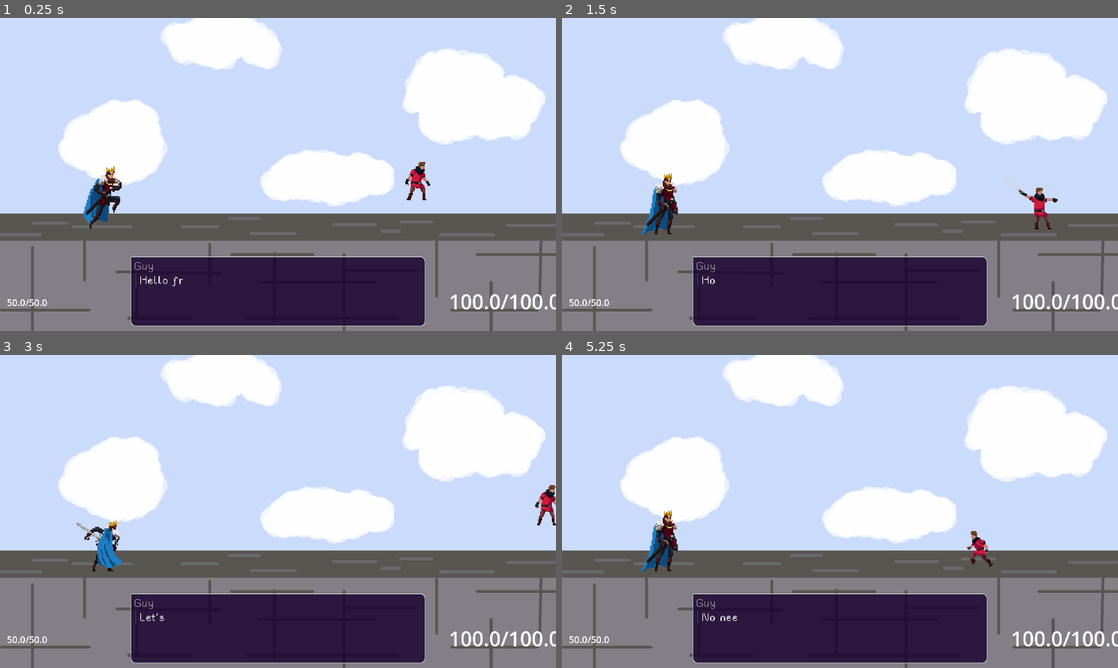
Above: before the commit, frames 1-4 (two rows, left to right).
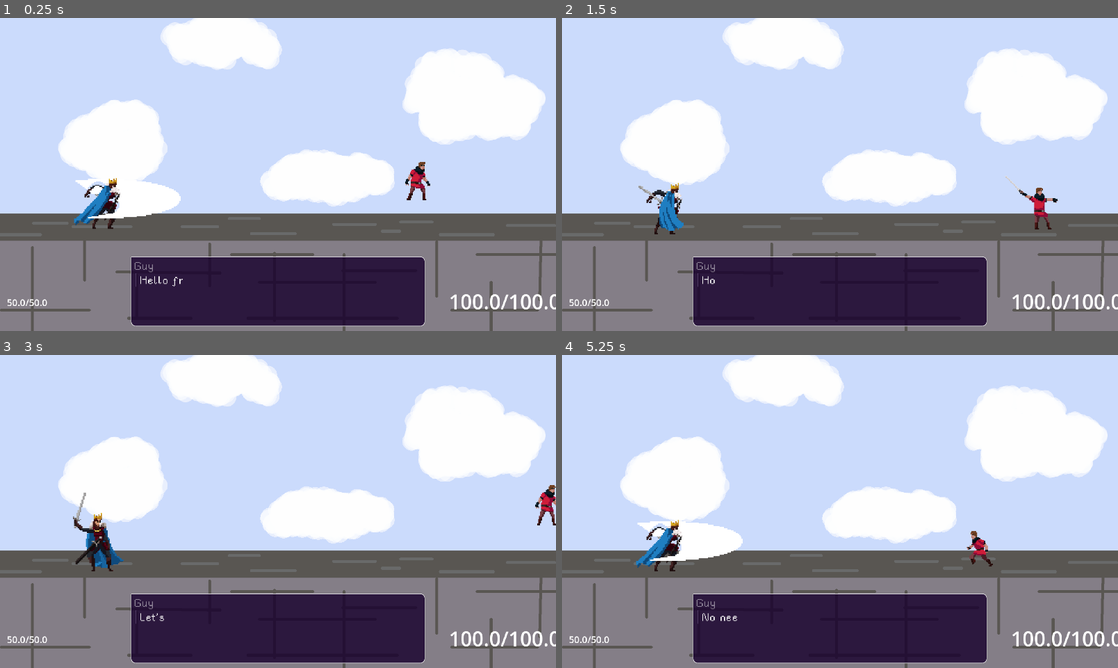
Above: after the commit, the same moments.

Repository: finlaymaltby/WhenTheRain
Game: Godot game, scene res://fights/demo_fight/demo_fight.tscn
Same seed, same stepped clock (60 frames per second), same inputs: the game is played once before the commit and once after it.
Inputs:
- Up to frame 1 (0.25 s): no input
- Up to frame 2 (1.5 s): tap Enter (ui_accept) at 0.5, 0.77 s; hold D (move_right) 0.53-1.28 s; tap J (attack) at 0.6, 1.35 s; hold S (move_down) from 1.28 s (still down)
- Up to frame 3 (3 s): tap Enter (ui_accept) at 1.52 s; release S (move_down) at 2.03 s; hold D (move_right) 2.03-2.78 s; hold L (defend) 2.03-2.78 s; tap J (attack) at 2.3 s; hold W (move_up) from 2.78 s (still down); tap I (select_centre) at 2.85 s
- Up to frame 4 (5.25 s): tap Enter (ui_accept) at 3.02, 3.77, 4.52 s; tap J (attack) at 3.05, 3.6, 4.35 s; release W (move_up) at 3.53 s; hold A (move_left) 3.53-5.03 s; hold S (move_down) from 5.03 s (still down); hold L (defend) from 5.03 s (still down)

The runs differ from the first frame. In frame 1, 1.9% of the frame differs, in the area x 13-33%, y 47-68%; in frame 2, 0.9%; in frame 3, 0.9%; in frame 4, 2.0%, in the area x 13-33%, y 49-70%.

Commit message:
first working demo of combat dialogue system

Diff:
--- a/dialogue/compiler/lexer.gd
+++ b/dialogue/compiler/lexer.gd
@@ -42,6 +42,10 @@
 				string += "JUMP RET |" + str(val) + "|"
 			LineType.INTERRUPT:
 				string += "WHEN ||" + str(val[0]) + "|| JUMP |" + str(val[1]) + "|"
+			LineType.IF:
+				string += "IF '" + str(val) + "'"
+			LineType.ELSE:
+				string += "ELSE"
 			LineType.TURN:
 				string += 'TURN "' + val + '"'
 			LineType.RESPONSE:
@@ -64,6 +68,9 @@
 	JUMP,
 	JUMP_RET,
 	INTERRUPT,
+
+	IF,
+	ELSE,
 
 	TURN,
 	RESPONSE
@@ -131,7 +138,7 @@
 		if global.is_empty():
 			throw_error("Expected global identifer to follow import keyword")
 		skip_spaces()
-		if consume_once("AS"):
+		if consume_once("as"):
 			skip_spaces()
 			var alias := consume_ident()
 			if alias.is_empty():
@@ -222,6 +229,14 @@
 		consume_some("=")
 		make_line(LineType.HEADING, heading)
 
+	elif consume_once("if"):
+		skip_spaces()
+		var expr = consume_string()
+		make_line(LineType.IF, expr)
+
+	elif consume_once("else"):
+		make_line(LineType.ELSE, null)
+
 	else:
 		var line_text := consume_string()
 		make_line(LineType.TURN, line_text)
@@ -278,7 +293,8 @@
 	return true
 
 ## Consumes the entirety of the current line.
-## Duplicates and returns the line, setting curr_line to ""
+## Duplicates and returns the line, setting curr_line to "".
+## Cannot fail
 func consume_string() -> String:
 	var result := String(curr_line)
 	curr_line = ""
--- a/dialogue/compiler/parser.gd
+++ b/dialogue/compiler/parser.gd
@@ -16,10 +16,15 @@
 ## The idx of the first heading (i.e. after all the imports)
 var body_start: int
 ## The types of lines that won't becmoe DialogueLines, so they are skipped when calculating line_ids
-const skipped_line_types := [DLexer.LineType.IMPORT, DLexer.LineType.REQUIRE,
+const skipped_line_types := [DLexer.LineType.IMPORT, DLexer.LineType.IMPORT_AS, DLexer.LineType.REQUIRE,
 							 DLexer.LineType.REQUIRE_USING, DLexer.LineType.CHARACTER, DLexer.LineType.INTERRUPT]
 
 var curr_idx: int
+var curr_line: DLexer.Line:
+	get:
+		return lines[curr_idx]
+
+
 var curr_heading: int
 var curr_interrupts: Dictionary[String, DialogueLine.Interrupt]
 var curr_speaker: String
@@ -36,16 +41,18 @@
 	parse_imports()
 	curr_idx = body_start
 
-	while curr_idx < len(lines) and lines[curr_idx].type == DLexer.LineType.HEADING:
+	while curr_idx < len(lines) and curr_line.type == DLexer.LineType.HEADING:
 		parse_heading_block()
-		resource.lines[-1].next_id = Dialogue.ID_END
-
-	check_indentation()
+		if resource.lines[-1].next_id_override == Dialogue.ID_UNDEF:
+			resource.lines[-1].next_id_override = Dialogue.ID_END
+
+	validate_indentation()
+	validate_jump_label_ids()
 	return resource
 
 func throw_error(msg: String, line: DLexer.Line = null) -> void:
 	if not line:
-		line = lines[curr_idx]
+		line = curr_line
 
 	push_error('DParser error "', msg, '" found in line ', str(line.line_num),
 				': "', line, '"')
@@ -200,8 +207,8 @@
 
 	if name == "END":
 		return Dialogue.ID_END
-	throw_error("Could not find label '" + name + "' in the file", lines[curr_idx])
-	return -1
+	throw_error("Could not find label '" + name + "' in the file", curr_line)
+	return Dialogue.ID_UNDEF
 
 func valid_name(name: String) -> bool:
 	for opaque in opaque_paths:
@@ -231,48 +238,45 @@
 
 	return name.replace(".", ":")
 
-## Returns whether continue
 func parse_heading_block() -> void:
-	if lines[curr_idx].type != DLexer.LineType.HEADING:
+	if curr_line.type != DLexer.LineType.HEADING:
 		return
 
 	curr_heading = get_curr_id()
 	curr_interrupts = {}
 	curr_speaker = ""
 	resource.lines.append(
-		DialogueLine.Title.new(get_curr_id(), lines[curr_idx].val, curr_interrupts.values())
-	)
-
-	curr_idx += 1
-
-	while curr_idx < len(lines) and lines[curr_idx].type != DLexer.LineType.HEADING:
-		var line := lines[curr_idx]
+		DialogueLine.Title.new(get_curr_id(), curr_line.val, curr_interrupts.values())
+	)
+
+	curr_idx += 1
+
+	while curr_idx < len(lines) and curr_line.type != DLexer.LineType.HEADING:
 		if parse_simple_line():
 			continue
 
-		match line.type:
+		match curr_line.type:
 			DLexer.LineType.INTERRUPT:
 				parse_interrupt()
 			DLexer.LineType.RESPONSE:
 				push_error("DParser error should be unreacheable")
 			_:
-				throw_error("Unexpected line type in heading block", line)
+				throw_error("Unexpected line type in heading block", curr_line)
 				curr_idx += 1
 
 
 ## Parses lines that can appear anywhere: turns, jumps, labels, character swaps, etc.
 func parse_simple_line() -> bool:
 	var did_parse := true
-	var line := lines[curr_idx]
-
-	match line.type:
+
+	match curr_line.type:
 		DLexer.LineType.LABEL:
 			resource.lines.append(
-				DialogueLine.Title.new(get_curr_id(), lines[curr_idx].val, curr_interrupts.values())
+				DialogueLine.Title.new(get_curr_id(), curr_line.val, curr_interrupts.values())
 			)
 			curr_idx += 1
 		DLexer.LineType.CHARACTER:
-			curr_speaker = line.val
+			curr_speaker = curr_line.val
 			curr_idx += 1
 		DLexer.LineType.SET:
 			parse_set()
@@ -280,22 +284,26 @@
 			parse_execute()
 		DLexer.LineType.JUMP:
 			resource.lines.append(
-				DialogueLine.Jump.new(get_curr_id(), get_label_id(line.val), curr_interrupts.values())
+				DialogueLine.Jump.new(get_curr_id(), get_label_id(curr_line.val), curr_interrupts.values())
 			)
 			curr_idx += 1
 		DLexer.LineType.JUMP_RET:
 			resource.lines.append(
-				DialogueLine.JumpRet.new(get_curr_id(), get_label_id(line.val), curr_interrupts.values())
+				DialogueLine.JumpRet.new(get_curr_id(), get_label_id(curr_line.val), curr_interrupts.values())
 			)
 			curr_idx += 1
+		DLexer.LineType.IF:
+			parse_if_block()
+		DLexer.LineType.ELSE:
+			throw_error("Unexpected line type", curr_line)
 		DLexer.LineType.TURN:
 			if not curr_speaker:
-				throw_error("No speaker defined at this line", lines[curr_idx])
+				throw_error("No speaker defined at this line", curr_line)
 			if is_question():
 				parse_question()
 			else:
 				resource.lines.append(
-					DialogueLine.Turn.new(get_curr_id(), curr_speaker, line.val, curr_interrupts.values())
+					DialogueLine.Turn.new(get_curr_id(), curr_speaker, curr_line.val, curr_interrupts.values())
 				)
 				curr_idx += 1
 		_:
@@ -304,15 +312,14 @@
 	return did_parse
 
 func parse_interrupt() -> void:
-	var line := lines[curr_idx]
-	var signal_name := line.val[0] as String
+	var signal_name := curr_line.val[0] as String
 
 	if not valid_name(signal_name):
-		throw_error("Could not find signal '" + str(signal_name) + "' in namespace", line)
+		throw_error("Could not find signal '" + str(signal_name) + "' in namespace", curr_line)
 		curr_idx += 1
 		return
 
-	var label := get_label_id(line.val[1] as String)
+	var label := get_label_id(curr_line.val[1] as String)
 	var interrupt := DialogueLine.InterruptJump.new(
 		get_head_segment(signal_name),
 		get_sub_segments(signal_name),
@@ -323,17 +330,16 @@
 	curr_idx += 1
 
 func parse_set() -> void:
-	var line := lines[curr_idx]
-	var lvalue := line.val[0] as String
+	var lvalue := curr_line.val[0] as String
 	if not valid_name(lvalue):
-		throw_error("Could not find variable '" + lvalue + "' in namespace", line)
+		throw_error("Could not find variable '" + lvalue + "' in namespace", curr_line)
 		curr_idx += 1
 		return
 
 	var value := Expression.new()
-	var err := value.parse(line.val[1], resource.aliases)
+	var err := value.parse(curr_line.val[1], resource.aliases)
 	if err != OK:
-		throw_error("Expression parse error: '" + value.get_error_text()+ "'", line)
+		throw_error("Expression parse error: '" + value.get_error_text()+ "'", curr_line)
 
 	resource.lines.append(
 		DialogueLine.Set.new(
@@ -346,11 +352,10 @@
 	curr_idx += 1
 
 func parse_execute() -> void:
-	var line := lines[curr_idx]
 	var expr := Expression.new()
-	var err := expr.parse(line.val, resource.aliases)
+	var err := expr.parse(curr_line.val, resource.aliases)
 	if err != OK:
-		throw_error("Expression parse error: '" + expr.get_error_text()+ "'", line)
+		throw_error("Expression parse error: '" + expr.get_error_text()+ "'", curr_line)
 
 	resource.lines.append(
 		DialogueLine.Execute.new(
@@ -361,19 +366,18 @@
 	curr_idx += 1
 
 func is_question() -> bool:
-	if lines[curr_idx].type != DLexer.LineType.TURN or curr_idx+1 == len(lines):
+	if curr_line.type != DLexer.LineType.TURN or curr_idx+1 == len(lines):
 		return false
 
 	return lines[curr_idx+1].type == DLexer.LineType.RESPONSE
 
 func parse_question() -> void:
-	var line := lines[curr_idx]
 	var responses: Array[int] = []
 	resource.lines.append(
 		DialogueLine.Question.new(
 			get_curr_id(),
 			curr_speaker,
-			line.val,
+			curr_line.val,
 			responses,
 			curr_interrupts.values())
 	)
@@ -382,25 +386,35 @@
 
 	while curr_idx < len(lines):
 		var response_id := parse_response()
-		if response_id != -1:
+		if response_id != Dialogue.ID_UNDEF:
 			responses.append(response_id)
 		else:
 			break
 
 	if len(responses) < 2:
 		return
+
 	for i in range(1, len(responses)):
 		var id := responses[i]-1
-		resource.lines[id].next_id = len(resource.lines)
-
-## Parses a response and returns its starting id. Returns -1 if none found
+		if resource.lines[id].next_id_override == Dialogue.ID_UNDEF:
+			resource.lines[id].next_id_override = len(resource.lines)
+
+func consume_block(ident: int):
+	while curr_idx < len(lines) and curr_line.indent > ident:
+		if parse_simple_line():
+			continue
+		else:
+			throw_error("Unexpected line type in block", curr_line)
+			curr_idx += 1
+
+## Parses a response and returns its starting id. Returns Dialogue.ID_UNDEF if none found
 func parse_response() -> int:
-	if lines[curr_idx].type != DLexer.LineType.RESPONSE:
-		return -1
-
-	var response: String = lines[curr_idx].val
+	if curr_line.type != DLexer.LineType.RESPONSE:
+		return Dialogue.ID_UNDEF
+
+	var response: String = curr_line.val
 	var response_id := get_curr_id()
-	var response_indent := lines[curr_idx].indent
+	var response_indent := curr_line.indent
 	resource.lines.append(
 		DialogueLine.Response.new(
 			get_curr_id(),
@@ -409,24 +423,66 @@
 	)
 
 	curr_idx += 1
-
-	while curr_idx < len(lines) and lines[curr_idx].indent > response_indent:
-		var line := lines[curr_idx]
-		if parse_simple_line():
-			continue
-		else:
-			throw_error("Unexpected line type in response block", line)
-			curr_idx += 1
-			return -1
-
+	consume_block(response_indent)
 	return response_id
 
-func check_indentation() -> void:
+func parse_if_block() -> bool:
+	if curr_line.type != DLexer.LineType.IF:
+		return false
+
+	var if_id := get_curr_id()
+	var if_indent := curr_line.indent
+	var expr := Expression.new()
+	var err := expr.parse(curr_line.val, resource.aliases)
+	if err != OK:
+		throw_error("Expression parse error: '" + expr.get_error_text()+ "'", curr_line)
+
+	resource.lines.append(
+		DialogueLine.If.new(
+			if_id,
+			expr,
+			Dialogue.ID_UNDEF,
+			curr_interrupts.values()
+		)
+	)
+	curr_idx += 1
+	consume_block(if_indent)
+	resource.lines[if_id].else_id  = get_curr_id()
+
+	if curr_idx == len(lines) or curr_line.type != DLexer.LineType.ELSE:
+		return true
+
+	var else_id := get_curr_id()
+	resource.lines.append(
+		DialogueLine.Else.new(
+			get_curr_id(),
+			curr_interrupts.values()
+		)
+	)
+	curr_idx += 1
+	consume_block(if_indent)
+	if resource.lines[else_id - 1].next_id_override == Dialogue.ID_UNDEF:
+			resource.lines[else_id - 1].next_id_override = get_curr_id()
+
+	return true
+
+func validate_indentation() -> void:
 	for i in range(len(lines)-1):
 		if lines[i].type == DLexer.LineType.RESPONSE:
 			continue
+		if lines[i].type in [DLexer.LineType.IF, DLexer.LineType.ELSE]:
+			continue
 		if lines[i].indent < lines[i+1].indent:
 			throw_error("Unexpected indent occurs at this line", lines[i+1])
+
+func validate_jump_label_ids() -> void:
+	for line in resource.lines:
+		if not line is DialogueLine.Jump:
+			continue
+		var jump_id = line.next_id_override
+		if jump_id != Dialogue.ID_END and not resource.lines[jump_id] is DialogueLine.Title:
+			push_error("Internal parser error has occurred. Jump id '" + str(jump_id) + "' does not point to a title")
+
 
 func display_debug() -> void:
 	for line in resource.lines:
--- a/dialogue/data_types/dialogue.gd
+++ b/dialogue/data_types/dialogue.gd
@@ -3,7 +3,10 @@
 #region utils
 
 const ID_END: int = -1
+const ID_UNDEF: int = -10
 const AUTO_WAIT_TIME: float = 1
+
+
 
 static func _is_ident(s: String) -> bool:
 	return s.is_valid_ascii_identifier()
@@ -74,18 +77,18 @@
 	if is_finished():
 		return
 
-	_run_until_turn()
+	await _run_until_turn()
 
 func _run_until_turn() -> void:
 	while not is_finished():
-		_run()
+		await _run()
 
 		if _curr_line is DialogueLine.Turn:
 			curr_turn = _curr_line
 			return
 
 func _run() -> void:
-	_curr_id = _curr_line.next_id
+	_curr_id = _curr_line.next_id()
 
 	if _curr_line is DialogueLine.Mutation:
 		await _curr_line.run_mutation(self)
--- a/dialogue/data_types/dialogue_line.gd
+++ b/dialogue/data_types/dialogue_line.gd
@@ -3,18 +3,20 @@
 const _DISPLAY_BODY_LEN := 50
 
 var id: int
-var next_id: int
+var next_id_override: int = Dialogue.ID_UNDEF
 var interrupts: Array[Interrupt]
+
+func next_id() -> int:
+	return (id + 1) if next_id_override == Dialogue.ID_UNDEF else next_id_override
 
 func _init(_id: int, _interrupts: Array[Interrupt]) -> void:
 	id = _id
-	next_id = id + 1
 	interrupts = _interrupts
 
 func _to_string() -> String:
 	var left :=  "%2d: " % id + __to_string()
 
-	return left.rpad(_DISPLAY_BODY_LEN, " ") + " (=>" + str(next_id) + ") " + str(interrupts)
+	return left.rpad(_DISPLAY_BODY_LEN, " ") + " (=>" + str(next_id()) + ") " + str(interrupts)
 
 func __to_string() -> String:
 	push_error("override")
@@ -25,7 +27,6 @@
 
 	func _init(_id: int, _name: String, _interrupts: Array[Interrupt]) -> void:
 		id = _id
-		next_id = id + 1
 		name = _name
 		interrupts = _interrupts.duplicate()
 
@@ -39,7 +40,6 @@
 
 	func _init(_id: int, _speaker: String, _text: String, _interrupts: Array[Interrupt]) -> void:
 		id = _id
-		next_id = id + 1
 		speaker = _speaker
 		text = _text
 		interrupts = _interrupts
@@ -52,7 +52,6 @@
 
 	func _init(_id: int, _speaker: String, _text: String, _responses: Array[int],  _interrupts: Array[Interrupt]) -> void:
 		id = _id
-		next_id = id + 1
 		speaker = _speaker
 		text = _text
 		responses = _responses
@@ -65,7 +64,6 @@
 	var text: String
 	func _init(_id: int, _text: String, _interrupts: Array[Interrupt]) -> void:
 		id = _id
-		next_id = id + 1
 		text = _text
 		interrupts = _interrupts
 
@@ -88,7 +86,6 @@
 
 	func _init(_id: int, _obj_name: String, _property_path: String, _value: Expression, _interrupts: Array[Interrupt]) -> void:
 		id = _id
-		next_id = id + 1
 		interrupts = _interrupts
 		obj_name = _obj_name
 		property = _property_path
@@ -110,7 +107,6 @@
 	var expr: Expression
 	func _init(_id: int, _expr: Expression, _interrupts: Array[Interrupt]) -> void:
 		id = _id
-		next_id = id+1
 		expr = _expr
 		interrupts = _interrupts
 
@@ -127,7 +123,7 @@
 	func _init(_id: int, _jump_id: int, _interrupts: Array[Interrupt]) -> void:
 		id = _id
 
-		next_id = _jump_id
+		next_id_override = _jump_id
 		interrupts = _interrupts
 
 	func __to_string() -> String:
@@ -135,8 +131,52 @@
 
 class JumpRet extends Jump:
 	func _to_string() -> String:
-		return str(id) + ": (=><" + str(next_id) + ")" + str(interrupts)
-
+		return str(id) + ": (=><" + str(next_id_override) + ")" + str(interrupts)
+
+class If extends Mutation:
+	var expr: Expression
+	var else_id: int
+
+	func _init(_id, _expr: Expression, _else_id: int, _interrupts: Array[Interrupt]) -> void:
+		id = _id
+		next_id_override = Dialogue.ID_UNDEF
+		expr = _expr
+		else_id = _else_id
+		interrupts = _interrupts
+
+	func run_mutation(dialogue: Dialogue) -> void:
+		var result = await expr.execute(dialogue.object_bindings.values(), dialogue.object_bindings.get("", null))
+
+		if expr.has_execute_failed():
+			push_error("Execution error '" + expr.get_error_text() + "' in " + str(self))
+
+		if result:
+			next_id_override = id + 1
+		else:
+			next_id_override = else_id
+
+	func next_id() -> int:
+		if next_id_override == Dialogue.ID_UNDEF:
+			breakpoint
+			push_error("Asking for next line on an if statement that hasn't been mutated")
+			return Dialogue.ID_UNDEF
+
+		var ret := next_id_override
+		next_id_override = Dialogue.ID_UNDEF
+		return ret
+
+	func _to_string() -> String:
+		return str(id) + "IF " + Dialogue._expr_to_string(expr) + " (else =>" + str(else_id) + ") " + str(interrupts)
+
+
+class Else extends DialogueLine:
+	func _init(_id: int, _interrupts: Array[Interrupt]) -> void:
+		id = _id
+		next_id_override = id + 1
+		interrupts = _interrupts
+
+	func __to_string() -> String:
+		return "ELSE"
 
 class Interrupt extends RefCounted:
 	var obj_name: String
--- a/dialogue/ui/scripts/dialogue_balloon.gd
+++ b/dialogue/ui/scripts/dialogue_balloon.gd
@@ -62,7 +62,7 @@
 	_start_next_line()
 
 func _start_next_line():
-	dialogue.next_turn()
+	await dialogue.next_turn()
 	var turn := dialogue.curr_turn
 	show()
 	waiting_for = LABEL_TYPED
--- a/entities/angry_guy/combat/combat_angry_guy.gd
+++ b/entities/angry_guy/combat/combat_angry_guy.gd
@@ -1,7 +1,7 @@
 class_name CombatAngryGuy extends CombatCharacter
 
-const DIST_V_CLOSE := 300
-const DIST_CLOSE := 400
+const DIST_V_CLOSE := 310
+const DIST_CLOSE := 600
 
 func _ready() -> void:
 	super()
--- a/entities/angry_guy/combat/combat_angry_guy.tscn
+++ b/entities/angry_guy/combat/combat_angry_guy.tscn
@@ -381,6 +381,7 @@
 
 [sub_resource type="Animation" id="Animation_4wd4x"]
 resource_name = "attack"
+loop_mode = 1
 step = 0.1
 tracks/0/type = "value"
 tracks/0/imported = false
@@ -667,4 +668,4 @@
 libraries = {
 &"": SubResource("AnimationLibrary_bmvja")
 }
-autoplay = "RESET"
+autoplay = "attack"
--- a/fights/demo_fight/combat_demo_angry_guy.gd
+++ b/fights/demo_fight/combat_demo_angry_guy.gd
@@ -1,12 +1,12 @@
 class_name CombatDemoAngryGuy extends CombatAngryGuy
 
-## angy guy expecting you to attack?
-@onready var is_prepped := false
+@onready var already_smalltalked := false
 
 var enemy_very_close: PEvent
 var enemy_close: PEvent
 var enemy_leaves: PEvent
 var enemy_hit: PEvent
+var self_hit: PEvent
 
 func _ready() -> void:
 	super()
@@ -19,19 +19,19 @@
 	enemy_close = PEvent.EnemyNear.new(state, DIST_CLOSE)
 	enemy_leaves = PEvent.EnemyNotNear.new(state, DIST_CLOSE)
 	enemy_hit = PEvent.EnemyDamaged.new(state)
+	self_hit = PEvent.Damaged.new(state)
 
+	enemy_hit.firing.connect(func(ev): print("hit hit hit"))
 	dialogue = Dialogue.compile_from_raw(dialogue_path, [self, enemy_close], {})
 
 	balloon.start(dialogue, "START")
 
-	get_tree().create_timer(2).timeout.connect(swing)
+
+	$OneWeaponManager.request_focus($OneWeaponManager/Sword)
 
 func _process(delta: float) -> void:
 	state.update.emit()
 
-func do(event):
-	balloon.jump_checked("on_approach", dialogue)
-
 
 func get_move_dir() -> Vector2:
 	return Vector2.ZERO
--- a/utils/combat/combat_ai/perception_event.gd
+++ b/utils/combat/combat_ai/perception_event.gd
@@ -190,7 +190,7 @@
 class EnemyDamaged extends SignalEvent:
 	func _init(_state: State) -> void:
 		super(_state)
-		state.body.health.health_changed.connect(_on_health_change)
+		state.enemy.health.health_changed.connect(_on_health_change)
 
 	func _on_health_change(change: float) -> void:
 		if change < 0:
@@ -199,7 +199,7 @@
 class EnemyHealed extends SignalEvent:
 	func _init(_state: State) -> void:
 		super(_state)
-		state.body.health.health_changed.connect(_on_health_change)
+		state.enemy.health.health_changed.connect(_on_health_change)
 
 	func _on_health_change(change: float) -> void:
 		if change > 0:
Not shown, changed: fights/demo_fight/demo_fight_dialogue.txt
Not shown, changed: readme.md
